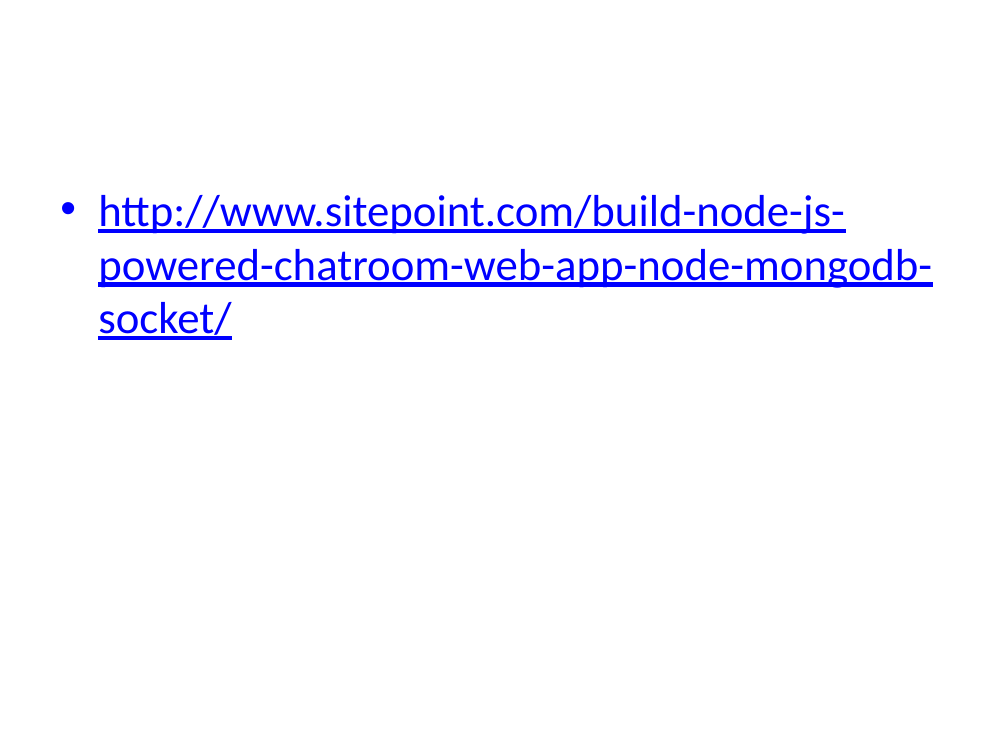
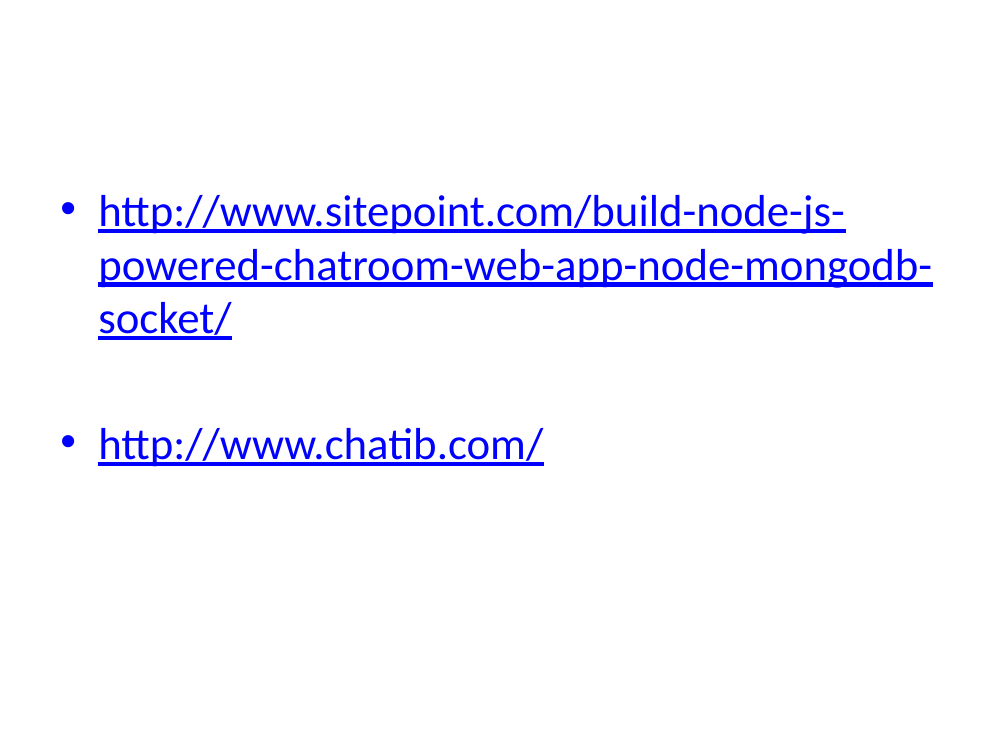
Before and after one commit to angelamissgao/chatting_room, a slide deck: slide 3 of ChattingRoom.pptx. Drawn at 1008x756 pixels with LibreOffice and Linux fonts; fonts in the diff are those of the drawing. Boxes give left, top, right and bottom in pixels: in the first picture for what was removed or moved away, otherwise in the second. Text is boxed around its words. In the diff, an @@ line names an element or a change of style, - is before the commit and + after.

```diff
--- a/ChattingRoom.pptx
+++ b/ChattingRoom.pptx
@@ text at (98, 428, 543, 467): paragraph added @@
+• http://www.chatib.com/
```
Also in this commit, not shown: 3 other files.
